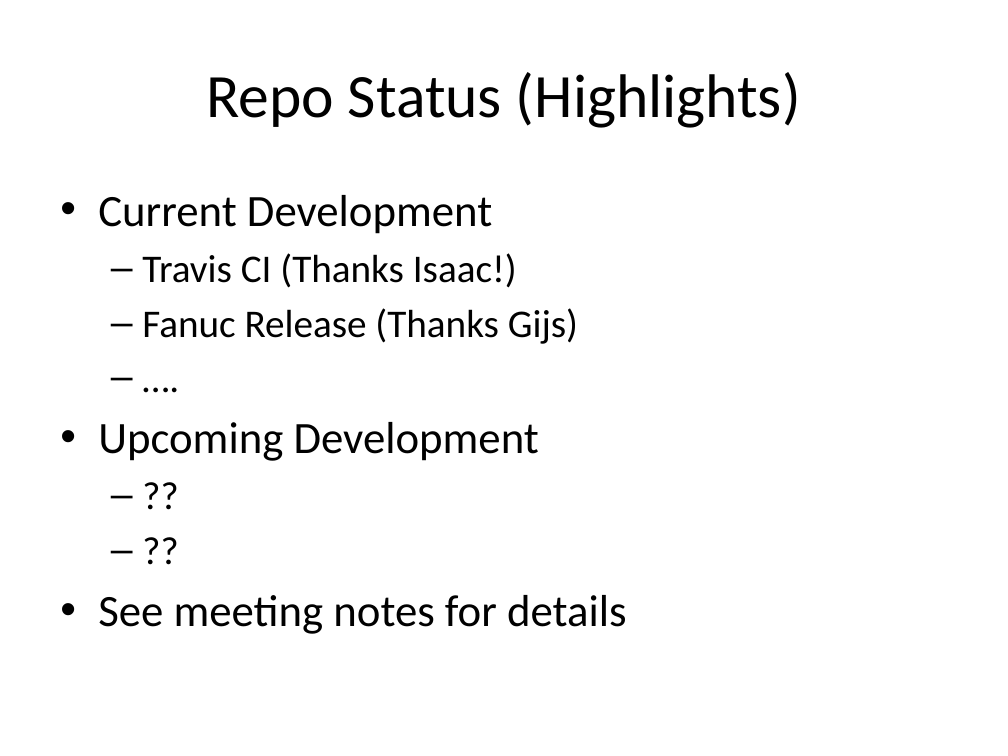
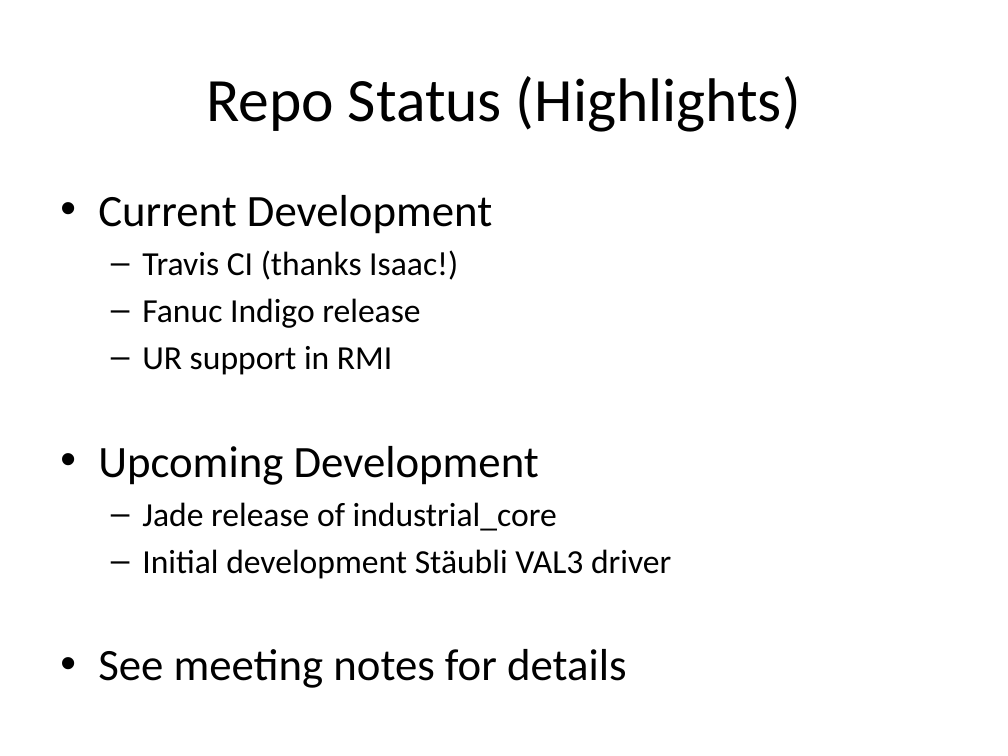
Before and after one commit to ros-industrial/ros_industrial_meetings, a slide deck: slide 4 of developer_meeting_notes/2015_12_08/meeting_agenda.pptx. Drawn at 1008x756 pixels with LibreOffice and Linux fonts; fonts in the diff are those of the drawing. Boxes give left, top, right and bottom in pixels: in the first picture for what was removed or moved away, otherwise in the second. Text is boxed around its words. In the diff, an @@ line names an element or a change of style, - is before the commit and + after.

```diff
--- a/developer_meeting_notes/2015_12_08/meeting_agenda.pptx
+++ b/developer_meeting_notes/2015_12_08/meeting_agenda.pptx
@@ title "Repo Status (Highlights)": place and size @@
-title "Repo Status (Highlights)" at bbox=[206, 72, 801, 128]
+title "Repo Status (Highlights)" at bbox=[206, 76, 801, 132]
@@ text at bbox=[142, 250, 458, 375]: text changed; size 28 to 24 pt @@
-  – Travis CI (Thanks Isaac!)
-  – Fanuc Release (Thanks Gijs)
-  – ….
+  – Travis CI (thanks Isaac!)
+  – Fanuc Indigo release
+  – UR support in RMI
@@ text at bbox=[142, 502, 671, 579]: text changed; size 28 to 24 pt @@
-  – ??
-  – ??
+  – Jade release of industrial_core
+  – Initial development Stäubli VAL3 driver
```
Also in this commit, not shown: 6 other slides changed, 3 slides added.
